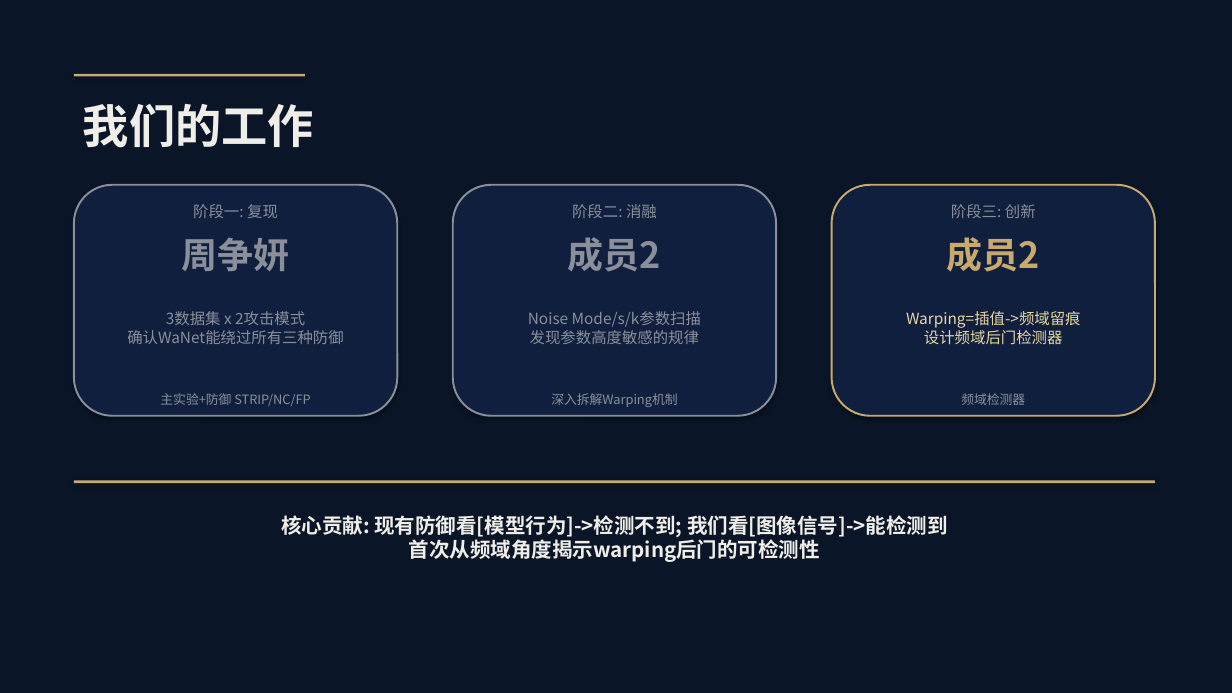
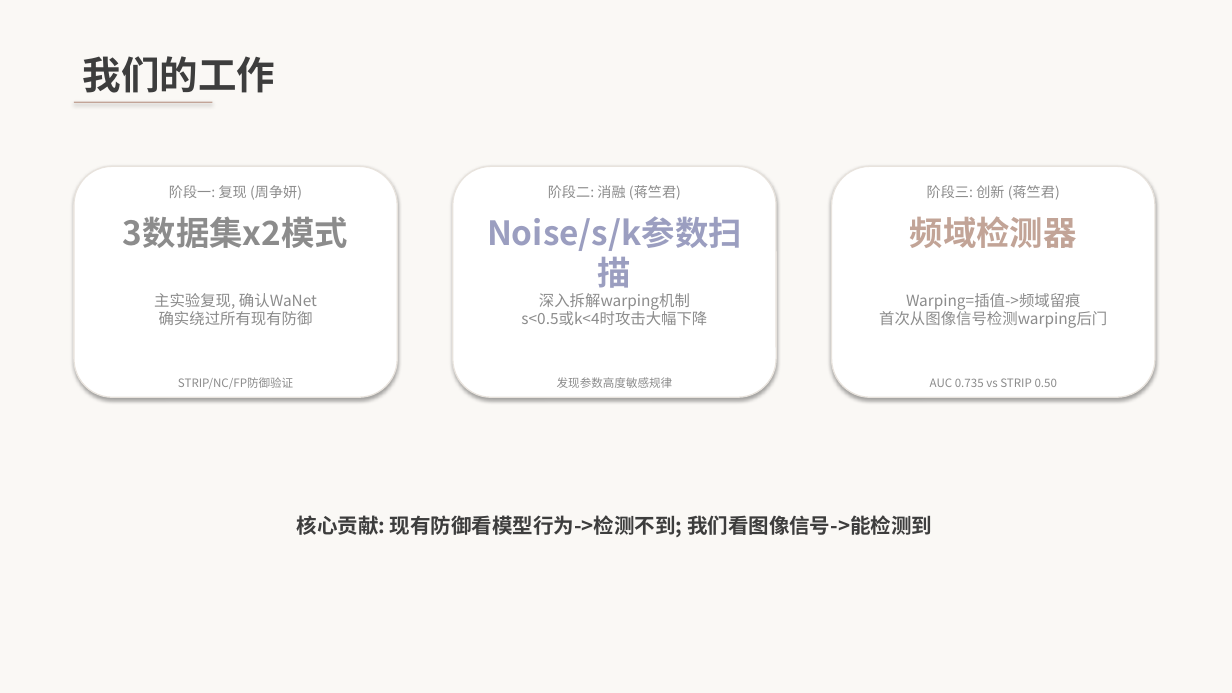
Before and after one commit to axgo-ja/NIS3353, a slide deck: slide 4 of WaNet答辩.pptx. Drawn at 1232x693 pixels with LibreOffice and Linux fonts; fonts in the diff are those of the drawing. Boxes give left, top, right and bottom in pixels: in the first picture for what was removed or moved away, otherwise in the second. Text is boxed around its words. In the diff, an @@ line names an element or a change of style, - is before the commit and + after.

```diff
--- a/WaNet答辩.pptx
+++ b/WaNet答辩.pptx
@@ background #0A1628 to #FAF8F5 @@
@@ text "我们的工作": place and size @@
-text "我们的工作" at box(83, 103, 314, 148)
+text "我们的工作" at box(83, 56, 275, 93)
@@ text "我们的工作" at box(83, 56, 275, 93): size 36 to 30 pt, text colour #F0EEE8 to #3D3D3D @@
@@ rectangle: place and size @@
-rectangle at box(74, 74, 305, 77)
+rectangle at box(74, 102, 213, 103)
@@ rectangle at box(74, 102, 213, 103): fill #C9A96E to #C2A497 @@
@@ 3 rounded rectangles: place and size @@
-3 rounded rectangles at box(74, 185, 1155, 416)
+3 rounded rectangles at box(74, 166, 1155, 397)
@@ rounded rectangle at box(74, 166, 397, 397): fill #0F1F3D to #FFFFFF; outline #8A8F9A 1.5 pt to #E8E3DD 1 pt @@
@@ rounded rectangle at box(453, 166, 776, 397): fill #0F1F3D to #FFFFFF; outline #8A8F9A 1.5 pt to #E8E3DD 1 pt @@
@@ rounded rectangle at box(832, 166, 1155, 397): fill #0F1F3D to #FFFFFF; outline #C9A96E 1.5 pt to #E8E3DD 1 pt @@
@@ text at box(169, 185, 302, 200): text changed; size 12 to 11 pt; text colour #8A8F9A to #8C8C8C @@
-阶段一: 复现
+阶段一: 复现 (周争妍)
@@ text at box(548, 185, 681, 200): text changed; size 12 to 11 pt; text colour #8A8F9A to #8C8C8C @@
-阶段二: 消融
+阶段二: 消融 (蒋竺君)
@@ text "频域检测器": place and size @@
-text "频域检测器" at box(961, 393, 1025, 405)
+text "频域检测器" at box(910, 216, 1077, 248)
@@ text "频域检测器" at box(910, 216, 1077, 248): size 10 to 26 pt, text colour #8A8F9A to #C2A497, bold on @@
@@ text at box(927, 185, 1060, 200): text changed; size 12 to 11 pt; text colour #8A8F9A to #8C8C8C @@
-阶段三: 创新
+阶段三: 创新 (蒋竺君)
@@ text at box(123, 216, 348, 248): text changed; size 28 to 26 pt; text colour #8A8F9A to #8C8C8C @@
-周争妍
+3数据集x2模式
@@ text at box(487, 216, 742, 251): text changed; size 28 to 26 pt; text colour #8A8F9A to #9B9EC0 @@
-成员2
+Noise/s/k参数扫描
@@ text removed at box(947, 237, 1040, 272) @@
-成员2
@@ text at box(154, 293, 317, 325): text changed; text colour #8A8F9A to #8C8C8C @@
-3数据集 x 2攻击模式
-确认WaNet能绕过所有三种防御
+主实验复现, 确认WaNet
+确实绕过所有现有防御
@@ text at box(521, 293, 707, 325): text changed; size 10 to 12 pt; text colour #8A8F9A to #8C8C8C @@
-深入拆解Warping机制
+深入拆解warping机制
+s<0.5或k<4时攻击大幅下降
@@ text at box(879, 293, 1107, 328): text changed; text colour #E8D5A3 to #8C8C8C @@
-Warping=插值->频域留痕
-设计频域后门检测器
+Warping=插值->频域留痕
+首次从图像信号检测warping后门
@@ text at box(178, 377, 293, 389): text changed; size 10 to 9 pt; text colour #8A8F9A to #8C8C8C @@
-主实验+防御 STRIP/NC/FP
+STRIP/NC/FP防御验证
@@ text at box(557, 377, 673, 388): text changed; size 12 to 9 pt; text colour #8A8F9A to #8C8C8C @@
-Noise Mode/s/k参数扫描
-发现参数高度敏感的规律
+发现参数高度敏感规律
@@ text added at box(930, 378, 1057, 387), 9 pt, text #8C8C8C @@
+AUC 0.735 vs STRIP 0.50
@@ rectangle removed at box(74, 481, 1155, 483) @@
@@ text at box(297, 515, 932, 537): text changed; text colour #F0EEE8 to #3D3D3D @@
-核心贡献: 现有防御看[模型行为]->检测不到; 我们看[图像信号]->能检测到
-首次从频域角度揭示warping后门的可检测性
+核心贡献: 现有防御看模型行为->检测不到; 我们看图像信号->能检测到
```
Also in this commit, not shown: 12 other slides changed, 2 slides added, 1 slide removed, 1 other file.
